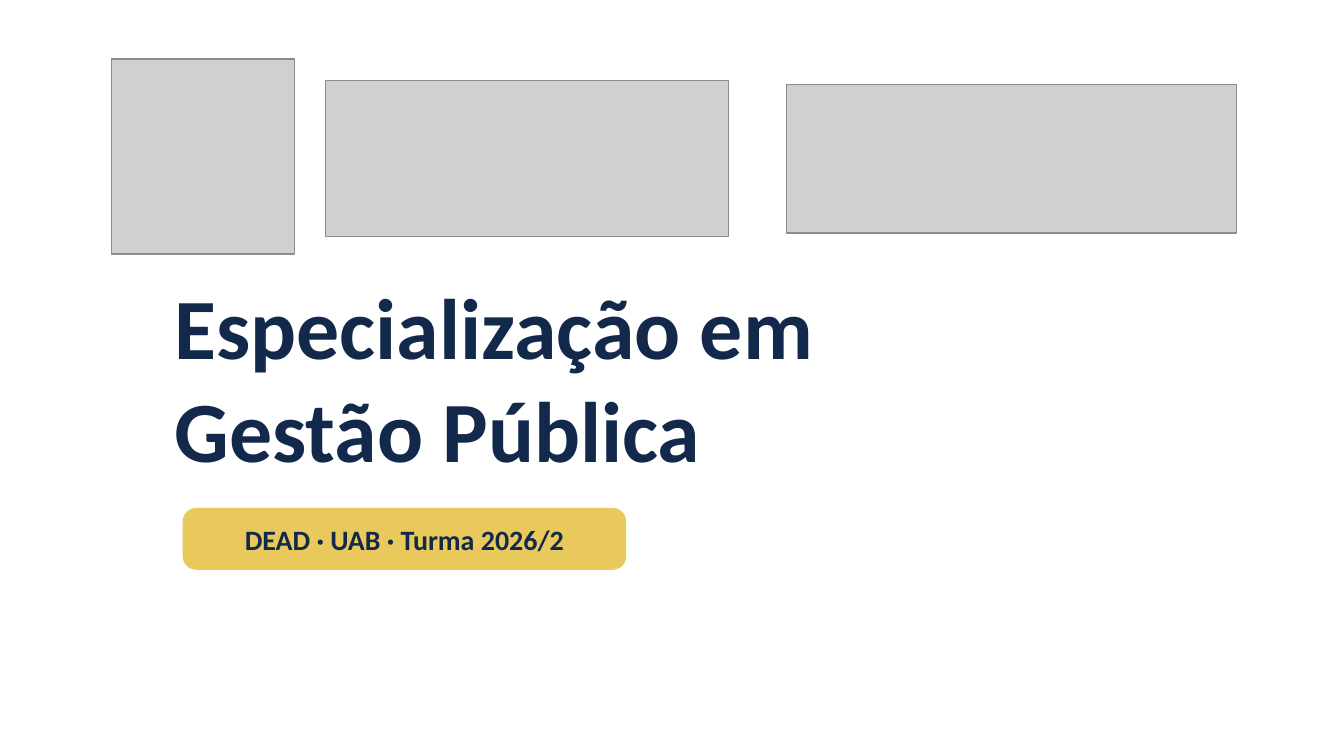
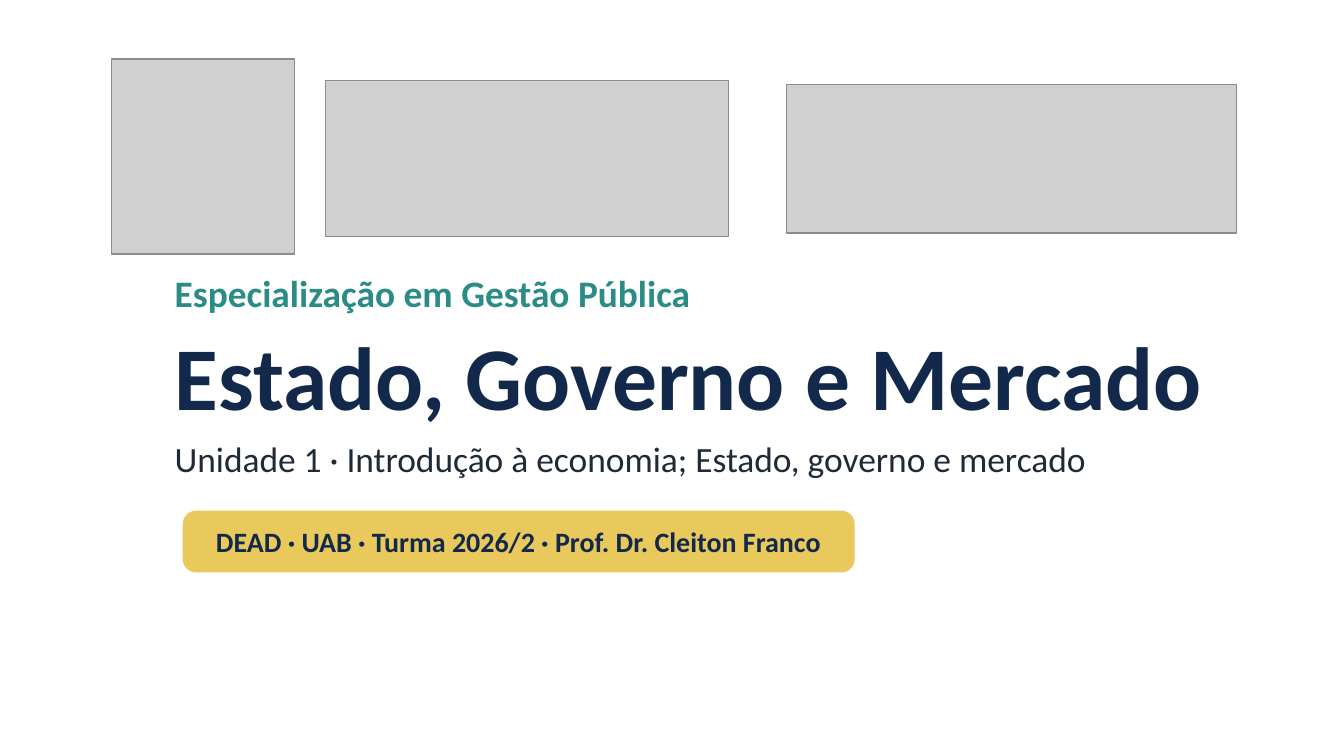
Before and after one commit to cleitonfranco74/gestao_publica, a slide deck: slide 1 of disciplina-01-estado-governo-mercado/materiais/01_Unidade_1_Introducao_a_Economia_Estado_Governo_Mercado.pptx. Drawn at 1344x756 pixels with LibreOffice and Linux fonts; fonts in the diff are those of the drawing; grey boxes stand for pictures; background and template pictures are left out. Boxes give left, top, right and bottom in pixels: in the first picture for what was removed or moved away, otherwise in the second. Text is boxed around its words. In the diff, an @@ line names an element or a change of style, - is before the commit and + after.

```diff
--- a/disciplina-01-estado-governo-mercado/materiais/01_Unidade_1_Introducao_a_Economia_Estado_Governo_Mercado.pptx
+++ b/disciplina-01-estado-governo-mercado/materiais/01_Unidade_1_Introducao_a_Economia_Estado_Governo_Mercado.pptx
@@ text at box(175, 280, 690, 314): text changed; size 46 to 20 pt; text colour #13294B to #2A8C85 @@
-Especialização em
-Gestão Pública
+Especialização em Gestão Pública
@@ text added at box(175, 347, 1202, 422), 48 pt, text #13294B, bold @@
+Estado, Governo e Mercado
@@ text added at box(175, 447, 1086, 478), 19 pt, text #1F2A37 @@
+Unidade 1 · Introdução à economia; Estado, governo e mercado
@@ rounded rectangle "DEAD · UAB · Turma ...": place and size @@
-rounded rectangle "DEAD · UAB · Turma ..." at box(183, 508, 626, 570)
+rounded rectangle "DEAD · UAB · Turma ..." at box(183, 511, 855, 573)
@@ text in rounded rectangle at box(216, 532, 821, 554): text changed @@
-DEAD · UAB · Turma 2026/2
+DEAD · UAB · Turma 2026/2 · Prof. Dr. Cleiton Franco
```
Also in this commit, not shown: 10 other slides changed, 24 other files.
